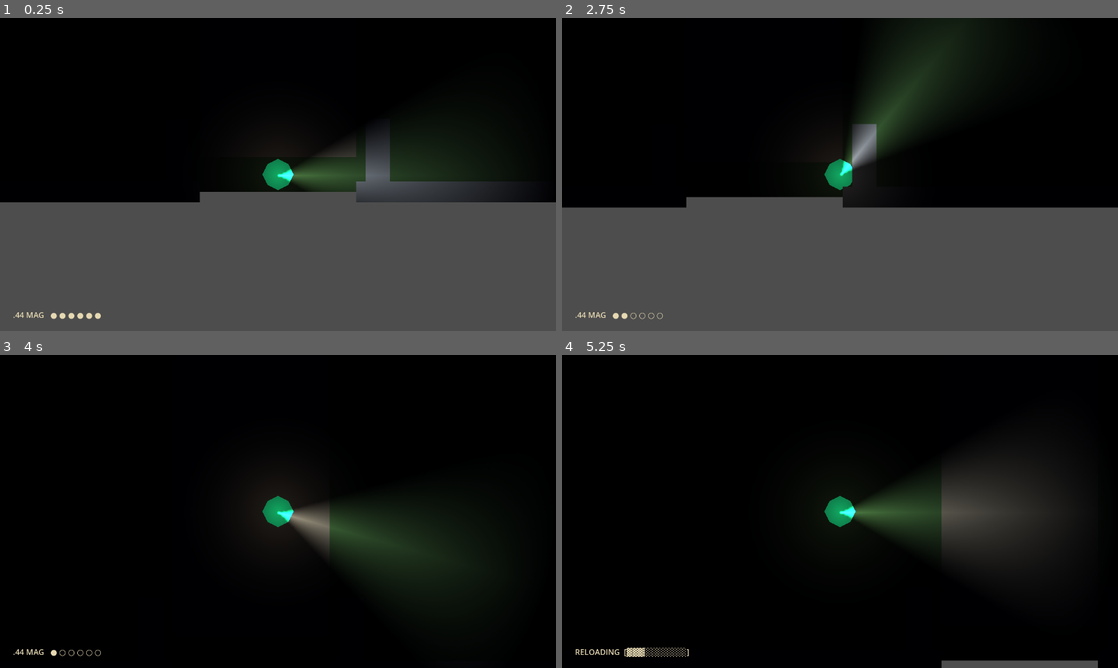
Above: before the commit, frames 1-4 (two rows, left to right).
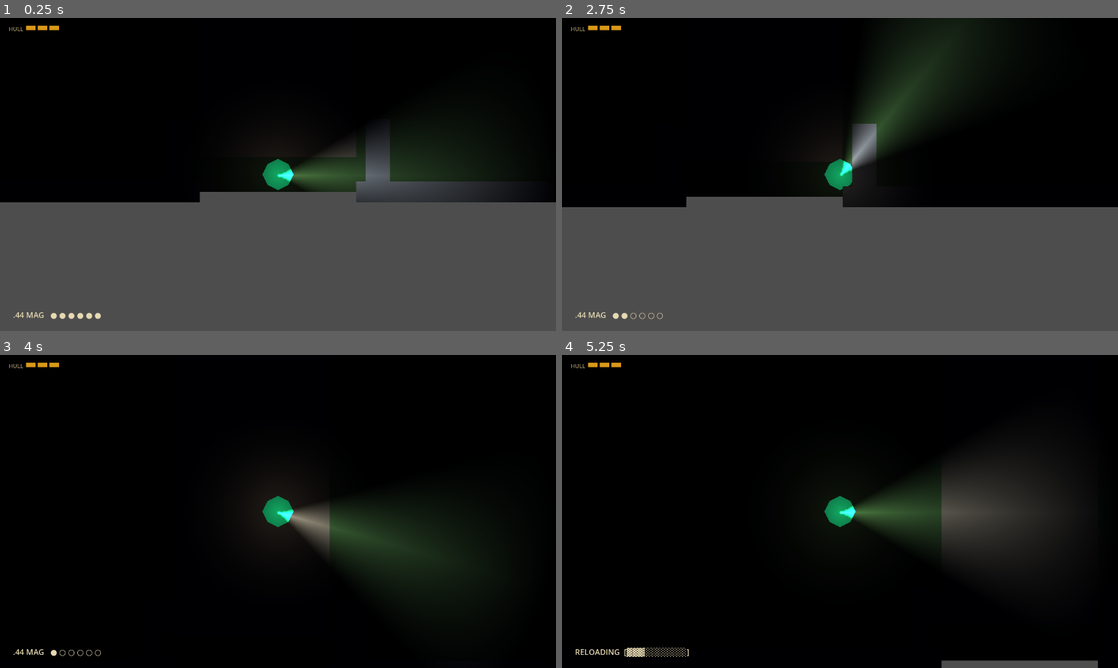
Above: after the commit, the same moments.

Repository: CodingCam-7/We-Lost-Dave
Game: Godot game, scene res://scenes/world.tscn
The game is run twice, just before and just after one commit, with the same random seed, the same clock (stepped at 60 frames per second) and the same inputs. Sound files missing from this copy of the repository are replaced by a short silence.
Inputs (mouse positions are in pixels of both pictures, inside the frame that each line leads up to):
- Up to frame 1 (0.25 s): no input
- Up to frame 2 (2.75 s): tap Enter at 0.5 s; move the mouse to (962, 158) at 0.52 s; press the mouse at (962, 158) at 0.53 s; hold D (move_right) 0.53-1.28 s; move the mouse to (728, 190) at 1.27 s; release the mouse at (728, 190) at 1.28 s; hold S (move_down) 1.28-2.03 s; click (728, 190) at 1.35 s; tap Space at 2 s; move the mouse to (895, 105) at 2.02 s; press the mouse at (895, 105) at 2.03 s; hold D (move_right) from 2.03 s (still down)
- Up to frame 3 (4 s): tap Enter at 2.75 s; move the mouse to (250, 574) at 2.77 s; release D (move_right) at 2.78 s; release the mouse at (250, 574) at 2.78 s; hold W (move_up) 2.78-3.53 s; click (250, 574) at 2.85 s; move the mouse to (444, 558) at 3.52 s; press the mouse at (444, 558) at 3.53 s; hold A (move_left) from 3.53 s (still down)
- Up to frame 4 (5.25 s): tap R (reload) at 4.15 s; move the mouse to (673, 464) at 4.27 s; release the mouse at (673, 464) at 4.28 s; click (673, 464) at 4.35 s; tap Space at 5 s; move the mouse to (867, 511) at 5.02 s; release A (move_left) at 5.03 s; press the mouse at (867, 511) at 5.03 s; hold S (move_down) from 5.03 s (still down)

The runs differ from the first frame. In frame 1, 0.1% of the frame differs, in the area x 1-11%, y 2-5%; in frame 2, 0.3%, in the area x 0-100%, y 2-61%; in frame 3, 0.1%; in frame 4, 0.1%.

Commit message:
Add backyard, chests/workbenches, and Dave health system
Backyard: outdoor area north of LR with pool (impassable obstacle), tool
shed accessed via a 120px corridor through the west wall. LR north wall
gapped for back door.

Chests and workbenches: StaticBody2D scene files with interact() stubs,
placed in kitchen, dining, study, bedroom, garage, and tool shed.

Health: segmented HULL bar (3 segments, amber ColorRect) in top-left HUD.
take_damage() deducts a segment with 0.8s invincibility and red flash.
add_segment() extends the bar live for upgrades. Enemy contact damage wired.
_die() stubbed for future death screen.

Co-Authored-By: Claude Sonnet 4.6 <noreply@anthropic.com>

Diff:
--- /dev/null
+++ b/scenes/chest.tscn
@@ -0,0 +1,20 @@
+[gd_scene format=3 uid="uid://chesttscn001x"]
+
+[ext_resource type="Script" path="res://scripts/chest.gd" id="1_chest"]
+
+[sub_resource type="RectangleShape2D" id="RectangleShape2D_chest"]
+size = Vector2(40, 28)
+
+[node name="Chest" type="StaticBody2D"]
+script = ExtResource("1_chest")
+
+[node name="Body" type="Polygon2D" parent="."]
+color = Color(0.30, 0.18, 0.07, 1.0)
+polygon = PackedVector2Array(-20, 0, 20, 0, 20, 14, -20, 14)
+
+[node name="Lid" type="Polygon2D" parent="."]
+color = Color(0.42, 0.28, 0.10, 1.0)
+polygon = PackedVector2Array(-20, -14, 20, -14, 20, 0, -20, 0)
+
+[node name="CollisionShape2D" type="CollisionShape2D" parent="."]
+shape = SubResource("RectangleShape2D_chest")
--- /dev/null
+++ b/scenes/workbench.tscn
@@ -0,0 +1,20 @@
+[gd_scene format=3 uid="uid://c8abd68jinm84"]
+
+[ext_resource type="Script" path="res://scripts/workbench.gd" id="1_workbench"]
+
+[sub_resource type="RectangleShape2D" id="RectangleShape2D_workbench"]
+size = Vector2(80, 36)
+
+[node name="Workbench" type="StaticBody2D"]
+script = ExtResource("1_workbench")
+
+[node name="Surface" type="Polygon2D" parent="."]
+color = Color(0.28, 0.22, 0.14, 1.0)
+polygon = PackedVector2Array(-40, -18, 40, -18, 40, -6, -40, -6)
+
+[node name="Body" type="Polygon2D" parent="."]
+color = Color(0.20, 0.16, 0.12, 1.0)
+polygon = PackedVector2Array(-40, -6, 40, -6, 40, 18, -40, 18)
+
+[node name="CollisionShape2D" type="CollisionShape2D" parent="."]
+shape = SubResource("RectangleShape2D_workbench")
--- /dev/null
+++ b/scripts/chest.gd
@@ -0,0 +1,4 @@
+extends StaticBody2D
+
+func interact() -> void:
+	pass  # TODO: open chest, spawn loot
--- a/scripts/enemy.gd
+++ b/scripts/enemy.gd
@@ -84,7 +84,7 @@
 		return
 	if global_position.distance_to(_player.global_position) < CONTACT_RANGE:
 		_contact_timer = 0.8
-		# TODO: _player.take_damage(34) — add when player health system exists
+		_player.take_damage(1)
 
 func take_damage(amount: float) -> void:
 	_hp -= amount
--- a/scripts/house_room.gd
+++ b/scripts/house_room.gd
@@ -9,6 +9,7 @@
 #  STEP 1:  front yard · gate · path · porch · foyer · living room
 #  STEP 2:  kitchen · mudroom · pantry · garage  (west wing)
 #  STEP 3:  dining room (east wing) · study · bedroom · bathroom · closet (south)
+#  STEP 4:  backyard · pool · tool shed
 #  Remaining rooms will be added in subsequent steps.
 # ─────────────────────────────────────────────────────────────────────────────
 
@@ -27,9 +28,14 @@
 const COLOR_STUDY   := Color(0.10, 0.09, 0.08)   # dim, intimate
 const COLOR_BEDROOM := Color(0.12, 0.09, 0.10)   # slightly mauve-dark
 const COLOR_BATHROOM := Color(0.10, 0.11, 0.12)  # cool blue-dark
-const COLOR_CLOSET  := Color(0.08, 0.07, 0.07)   # very dark
-
-var _enemy_scene := preload("res://scenes/enemy.tscn")
+const COLOR_CLOSET   := Color(0.08, 0.07, 0.07)   # very dark
+const COLOR_BACKYARD := Color(0.08, 0.12, 0.06)   # dark outdoor grass
+const COLOR_POOL     := Color(0.05, 0.10, 0.18)   # dark water
+const COLOR_SHED     := Color(0.10, 0.09, 0.08)   # dark wood
+
+var _enemy_scene     := preload("res://scenes/enemy.tscn")
+var _chest_scene     := preload("res://scenes/chest.tscn")
+var _workbench_scene := preload("res://scenes/workbench.tscn")
 
 func _ready() -> void:
 	_build_darkness()
@@ -40,12 +46,16 @@
 	_build_mudroom()
 	_build_pantry()
 	_build_garage()
+	_build_backyard()
+	_build_pool()
+	_build_tool_shed()
 	_build_dining_room()
 	_build_study()
 	_build_bedroom()
 	_build_bathroom()
 	_build_closet()
 	_spawn_enemies()
+	_spawn_furniture()
 	_start_ambient()
 
 # ── Darkness ───────────────────────────────────────────────────────────────────
@@ -120,13 +130,14 @@
 #    east   → Dining Room   gap y: -150 → -50
 #    west   → Kitchen       gap y: -200 → -100
 #    west   → Mudroom       gap y:   50 → 150
-#    north  → exterior wall (backyard step later)
+#    north  → Backyard      gap x: -60 → 60
 
 func _build_living_room() -> void:
 	_floor_rect(Rect2(-300, -250, 600, 500), COLOR_LIVING)
 
-	# North wall — full (exterior for now)
-	_wall_h(-300, 300, -250)
+	# North wall — gap for back door at x: -60 → 60
+	_wall_h(-300, -60, -250)
+	_wall_h(  60, 300, -250)
 
 	# East wall — gap for Dining Room door (y:-150→-50)
 	_wall_v(-250, -150, 300)
@@ -225,6 +236,71 @@
 
 	# East wall below Mudroom — Mudroom owns y:50→200, Garage owns y:200→470
 	_wall_v(200, 470, -630)
+
+# ── Backyard ───────────────────────────────────────────────────────────────────
+#
+#  x: -800 → 800   y: -750 → -250   (1600 × 500)
+#  Connections:
+#    south → Living Room  gap x: -60 → 60  (owned by LR)
+#    west  → Tool Shed    corridor at x: -920→-800, y: -720→-650
+
+func _build_backyard() -> void:
+	_floor_rect(Rect2(-800, -750, 1600, 500), COLOR_BACKYARD)
+
+	# North wall — exterior
+	_wall_h(-800, 800, -750)
+
+	# East wall — exterior
+	_wall_v(-750, -250, 800)
+
+	# South wall — exterior beyond house width (LR north wall covers x:-300→300)
+	_wall_h(-800, -300, -250)
+	_wall_h( 300,  800, -250)
+
+	# West wall — gap for tool shed corridor (y:-720→-650)
+	_wall_v(-750, -720, -800)
+	_wall_v(-650, -250, -800)
+
+	# Corridor floor and walls bridging the 120px gap to the tool shed
+	_floor_rect(Rect2(-920, -720, 120, 70), COLOR_BACKYARD)
+	_wall_h(-920, -800, -720)   # corridor north
+	_wall_h(-920, -800, -650)   # corridor south
+
+# ── Pool ───────────────────────────────────────────────────────────────────────
+#
+#  x: -250 → 250   y: -720 → -380   (500 × 340)
+#  Impassable obstacle inset within the backyard
+
+func _build_pool() -> void:
+	_floor_rect(Rect2(-250, -720, 500, 340), COLOR_POOL)
+
+	# Full perimeter — no entry, players walk around it
+	_wall_h(-250, 250, -720)   # north
+	_wall_h(-250, 250, -380)   # south
+	_wall_v(-720, -380, -250)  # west
+	_wall_v(-720, -380,  250)  # east
+
+# ── Tool Shed ──────────────────────────────────────────────────────────────────
+#
+#  x: -1100 → -920   y: -750 → -590   (180 × 160)
+#  Connections:
+#    east → backyard corridor  gap y: -720 → -650
+
+func _build_tool_shed() -> void:
+	_floor_rect(Rect2(-1100, -750, 180, 160), COLOR_SHED)
+
+	# North wall — exterior (collinear with backyard north at y=-750)
+	_wall_h(-1100, -920, -750)
+
+	# West wall — exterior
+	_wall_v(-750, -590, -1100)
+
+	# South wall — exterior
+	_wall_h(-1100, -920, -590)
+
+	# East wall — gap for corridor (y:-720→-650)
+	_wall_v(-750, -720, -920)
+	_wall_v(-650, -590, -920)
 
 # ── Dining Room ────────────────────────────────────────────────────────────────
 #
@@ -349,6 +425,30 @@
 		add_child(enemy)
 		enemy.global_position = pos
 
+# ── Furniture ──────────────────────────────────────────────────────────────────
+
+func _spawn_furniture() -> void:
+	for pos in [
+		Vector2(-580, -340),   # kitchen   — north-west corner
+		Vector2( 690, -300),   # dining    — north-east corner
+		Vector2(-370,  510),   # study     — south-west corner
+		Vector2( 310,  520),   # bedroom   — south corner
+		Vector2(-1150, 400),   # garage    — far corner
+		Vector2(-1010, -640),  # tool shed — inside
+	]:
+		var chest := _chest_scene.instantiate()
+		add_child(chest)
+		chest.global_position = pos
+
+	for pos in [
+		Vector2(-850,  180),   # garage — north wall
+		Vector2(-230,  490),   # study  — south wall desk
+		Vector2(-390, -300),   # kitchen — counter
+	]:
+		var bench := _workbench_scene.instantiate()
+		add_child(bench)
+		bench.global_position = pos
+
 # ── Ambient Audio ──────────────────────────────────────────────────────────────
 
 func _start_ambient() -> void:
--- a/scripts/player.gd
+++ b/scripts/player.gd
@@ -5,10 +5,27 @@
 const ACCELERATION := 800.0
 const FRICTION     := 600.0
 
+# Health segments
+const SEGMENT_W      := 22.0
+const SEGMENT_H      := 10.0
+const SEGMENT_GAP    := 5.0
+const INVINCIBLE_T   := 0.8
+const COLOR_HP_FULL  := Color(0.85, 0.60, 0.10)
+const COLOR_HP_EMPTY := Color(0.18, 0.12, 0.04)
+const COLOR_HIT      := Color(0.90, 0.15, 0.10)
+const BASE_COLOR     := Color(0.109804, 1.0, 0.6, 1.0)
+
 # .44 Magnum — slow, deliberate, devastating
 const CYLINDER_CAPACITY := 6
 const FIRE_RATE         := 0.5
 const RELOAD_TIME       := 2.75
+
+var _max_segments: int         = 3
+var _current_hp:   int         = 3
+var _hp_rects:     Array       = []
+var _hud_canvas:   CanvasLayer = null
+var _visual:       Polygon2D   = null
+var _invincible:   float       = 0.0
 
 var _ammo:         int   = CYLINDER_CAPACITY
 var _fire_timer:   float = 0.0
@@ -22,6 +39,7 @@
 
 func _ready() -> void:
 	add_to_group("player")
+	_visual = $Polygon2D
 	_setup_audio()
 	_setup_hud()
 
@@ -41,6 +59,8 @@
 		_sfx_reload.stream = reload_stream
 
 func _physics_process(delta: float) -> void:
+	if _invincible > 0.0:
+		_invincible -= delta
 	_handle_movement(delta)
 	_handle_weapon(delta)
 
@@ -98,18 +118,42 @@
 # ── HUD ───────────────────────────────────────────────────────────────────────
 
 func _setup_hud() -> void:
-	var canvas := CanvasLayer.new()
-	canvas.layer = 10
-	add_child(canvas)
+	_hud_canvas = CanvasLayer.new()
+	_hud_canvas.layer = 10
+	add_child(_hud_canvas)
 
+	# Health bar — top left
+	var hull_label := Label.new()
+	hull_label.text     = "HULL"
+	hull_label.position = Vector2(20, 16)
+	hull_label.add_theme_color_override("font_color", Color(0.6, 0.55, 0.4))
+	hull_label.add_theme_font_size_override("font_size", 13)
+	_hud_canvas.add_child(hull_label)
+	_build_hp_segments()
+
+	# Ammo label — bottom left
 	_ammo_label = Label.new()
 	_ammo_label.position = Vector2(30, 670)
 	_ammo_label.add_theme_color_override("font_color", Color(0.9, 0.85, 0.7))
 	_ammo_label.add_theme_font_size_override("font_size", 18)
-	canvas.add_child(_ammo_label)
+	_hud_canvas.add_child(_ammo_label)
 	_update_hud()
 
+func _build_hp_segments() -> void:
+	for rect in _hp_rects:
+		rect.queue_free()
+	_hp_rects.clear()
+	for i in range(_max_segments):
+		var seg      := ColorRect.new()
+		seg.size      = Vector2(SEGMENT_W, SEGMENT_H)
+		seg.position  = Vector2(60.0 + i * (SEGMENT_W + SEGMENT_GAP), 18.0)
+		seg.color     = COLOR_HP_FULL if i < _current_hp else COLOR_HP_EMPTY
+		_hud_canvas.add_child(seg)
+		_hp_rects.append(seg)
+
 func _update_hud() -> void:
+	for i in range(_hp_rects.size()):
+		_hp_rects[i].color = COLOR_HP_FULL if i < _current_hp else COLOR_HP_EMPTY
 	if _reloading:
 		var progress := 1.0 - (_reload_timer / RELOAD_TIME)
 		var filled   := int(progress * 10)
@@ -121,6 +165,34 @@
 			pips += "● " if i < _ammo else "○ "
 		_ammo_label.text = ".44 MAG   " + pips.strip_edges()
 
+# ── Health ────────────────────────────────────────────────────────────────────
+
+func take_damage(amount: int) -> void:
+	if _invincible > 0.0:
+		return
+	_current_hp = max(0, _current_hp - amount)
+	_invincible = INVINCIBLE_T
+	_update_hud()
+	_flash_hit()
+	if _current_hp == 0:
+		_die()
+
+func add_segment() -> void:
+	_max_segments += 1
+	_current_hp    = min(_current_hp + 1, _max_segments)
+	_build_hp_segments()
+
+func _die() -> void:
+	pass  # TODO: death screen / respawn
+
+func _flash_hit() -> void:
+	if not is_instance_valid(_visual):
+		return
+	_visual.color = COLOR_HIT
+	await get_tree().create_timer(0.12).timeout
+	if is_instance_valid(self):
+		_visual.color = BASE_COLOR
+
 func _try_load_audio(path: String) -> AudioStream:
 	if ResourceLoader.exists(path):
 		return load(path) as AudioStream
--- /dev/null
+++ b/scripts/workbench.gd
@@ -0,0 +1,4 @@
+extends StaticBody2D
+
+func interact() -> void:
+	pass  # TODO: open crafting / upgrade UI
